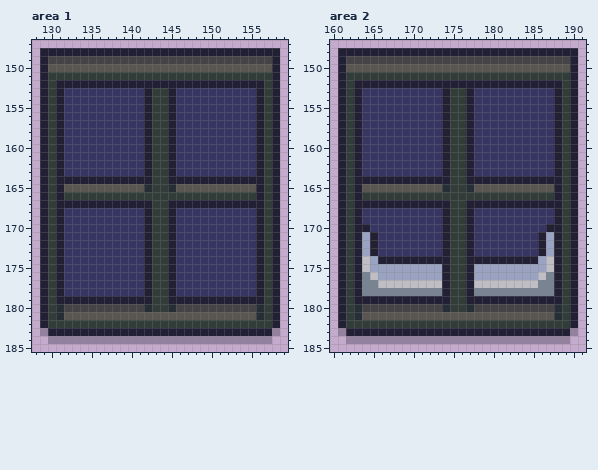
Two states of a pixel-art file, objects/uploaded/decorations/wall/window/ShippableWindows.ase. Above, as it was before the edit.
512x256 pixels, 1 frame. Pixels under 10% opacity are left out. Colours within 5 levels of each other are drawn and written as one. Shown: area 1: x 128..159, y 147..185; area 2: x 160..191, y 147..185. The commit also changed other parts of the picture, which this record leaves out.
New version:
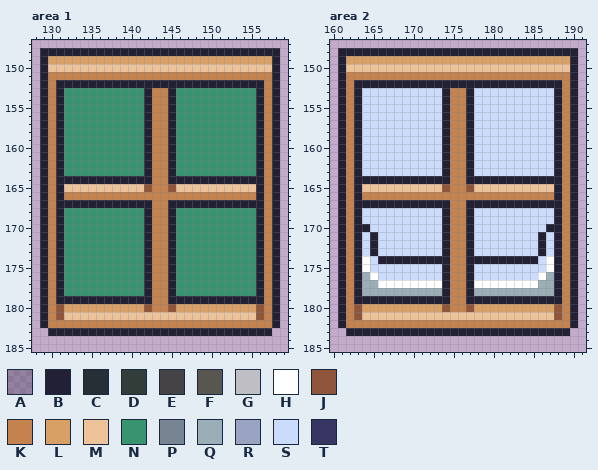
Palette (. is transparent): A #2220344b  B #222034  C #262e36  D #323c39  E #454345  F #595652  G #bebec4  H #ffffff  J #8f563b  K #c4824e  L #d9a066  M #eec39a  N #37946e  P #788491  Q #9badb7  R #9aa4c2  S #cbdbfc  T #373662
Changes in this commit:
layer "BaseLayer" now hidden
layer "BaseLayerGround" added
layer "TrimColor" now hidden
Changed rows in their new state; - is an unchanged pixel.
Area 1:
first column x 129:
149 -LLLLLLLLLLLLLLLLLLLLLLLLLLLL-
150 -MMMMMMMMMMMMMMMMMMMMMMMMMMMM-
151 -KKKKKKKKKKKKKKKKKKKKKKKKKKKK-
152 -K--------------------------K-
153 -K-NNNNNNNNNN-KK-NNNNNNNNNN-K-
154 -K-NNNNNNNNNN-KK-NNNNNNNNNN-K-
155 -K-NNNNNNNNNN-KK-NNNNNNNNNN-K-
156 -K-NNNNNNNNNN-KK-NNNNNNNNNN-K-
157 -K-NNNNNNNNNN-KK-NNNNNNNNNN-K-
158 -K-NNNNNNNNNN-KK-NNNNNNNNNN-K-
159 -K-NNNNNNNNNN-KK-NNNNNNNNNN-K-
160 -K-NNNNNNNNNN-KK-NNNNNNNNNN-K-
161 -K-NNNNNNNNNN-KK-NNNNNNNNNN-K-
162 -K-NNNNNNNNNN-KK-NNNNNNNNNN-K-
163 -K-NNNNNNNNNN-KK-NNNNNNNNNN-K-
164 -K------------KK------------K-
165 -K-MMMMMMMMMMJKKJMMMMMMMMMM-K-
166 -K-KKKKKKKKKKKKKKKKKKKKKKKK-K-
167 -K------------KK------------K-
168 -K-NNNNNNNNNN-KK-NNNNNNNNNN-K-
169 -K-NNNNNNNNNN-KK-NNNNNNNNNN-K-
170 -K-NNNNNNNNNN-KK-NNNNNNNNNN-K-
171 -K-NNNNNNNNNN-KK-NNNNNNNNNN-K-
172 -K-NNNNNNNNNN-KK-NNNNNNNNNN-K-
173 -K-NNNNNNNNNN-KK-NNNNNNNNNN-K-
174 -K-NNNNNNNNNN-KK-NNNNNNNNNN-K-
175 -K-NNNNNNNNNN-KK-NNNNNNNNNN-K-
176 -K-NNNNNNNNNN-KK-NNNNNNNNNN-K-
177 -K-NNNNNNNNNN-KK-NNNNNNNNNN-K-
178 -K-NNNNNNNNNN-KK-NNNNNNNNNN-K-
179 -K------------KK------------K-
180 -KJLLLLLLLLLLJKKJLLLLLLLLLLJK-
181 -KJMMMMMMMMMMMMMMMMMMMMMMMMJK-
182 -KKKKKKKKKKKKKKKKKKKKKKKKKKKK-
183 .----------------------------.
184 -............................-
Area 2:
first column x 161:
149 -LLLLLLLLLLLLLLLLLLLLLLLLLLLL-
150 -MMMMMMMMMMMMMMMMMMMMMMMMMMMM-
151 -KKKKKKKKKKKKKKKKKKKKKKKKKKKK-
152 -K--------------------------K-
153 -K-SSSSSSSSSS-KK-SSSSSSSSSS-K-
154 -K-SSSSSSSSSS-KK-SSSSSSSSSS-K-
155 -K-SSSSSSSSSS-KK-SSSSSSSSSS-K-
156 -K-SSSSSSSSSS-KK-SSSSSSSSSS-K-
157 -K-SSSSSSSSSS-KK-SSSSSSSSSS-K-
158 -K-SSSSSSSSSS-KK-SSSSSSSSSS-K-
159 -K-SSSSSSSSSS-KK-SSSSSSSSSS-K-
160 -K-SSSSSSSSSS-KK-SSSSSSSSSS-K-
161 -K-SSSSSSSSSS-KK-SSSSSSSSSS-K-
162 -K-SSSSSSSSSS-KK-SSSSSSSSSS-K-
163 -K-SSSSSSSSSS-KK-SSSSSSSSSS-K-
164 -K------------KK------------K-
165 -K-MMMMMMMMMMJKKJMMMMMMMMMM-K-
166 -K-KKKKKKKKKKKKKKKKKKKKKKKK-K-
167 -K------------KK------------K-
168 -K-SSSSSSSSSS-KK-SSSSSSSSSS-K-
169 -K-SSSSSSSSSS-KK-SSSSSSSSSS-K-
170 -K--SSSSSSSSS-KK-SSSSSSSSS--K-
171 -K-S-SSSSSSSS-KK-SSSSSSSS-S-K-
172 -K-S-SSSSSSSS-KK-SSSSSSSS-S-K-
173 -K-S-SSSSSSSS-KK-SSSSSSSS-S-K-
174 -K-HS---------KK---------SH-K-
175 -K-HSSSSSSSSS-KK-SSSSSSSSSH-K-
176 -K-QHSSSSSSSS-KK-SSSSSSSSHQ-K-
177 -K-QQHHHHHHHH-KK-HHHHHHHHQQ-K-
178 -K-QQQQQQQQQQ-KK-QQQQQQQQQQ-K-
179 -K------------KK------------K-
180 -KJLLLLLLLLLLJKKJLLLLLLLLLLJK-
181 -KJMMMMMMMMMMMMMMMMMMMMMMMMJK-
182 -KKKKKKKKKKKKKKKKKKKKKKKKKKKK-
183 .----------------------------.
184 -............................-
